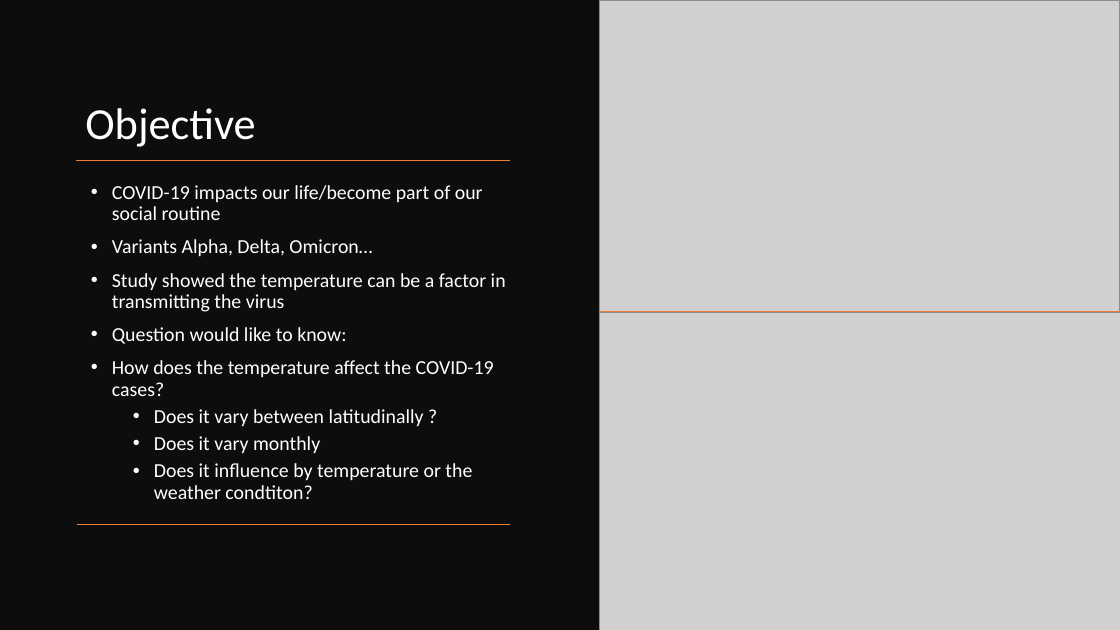
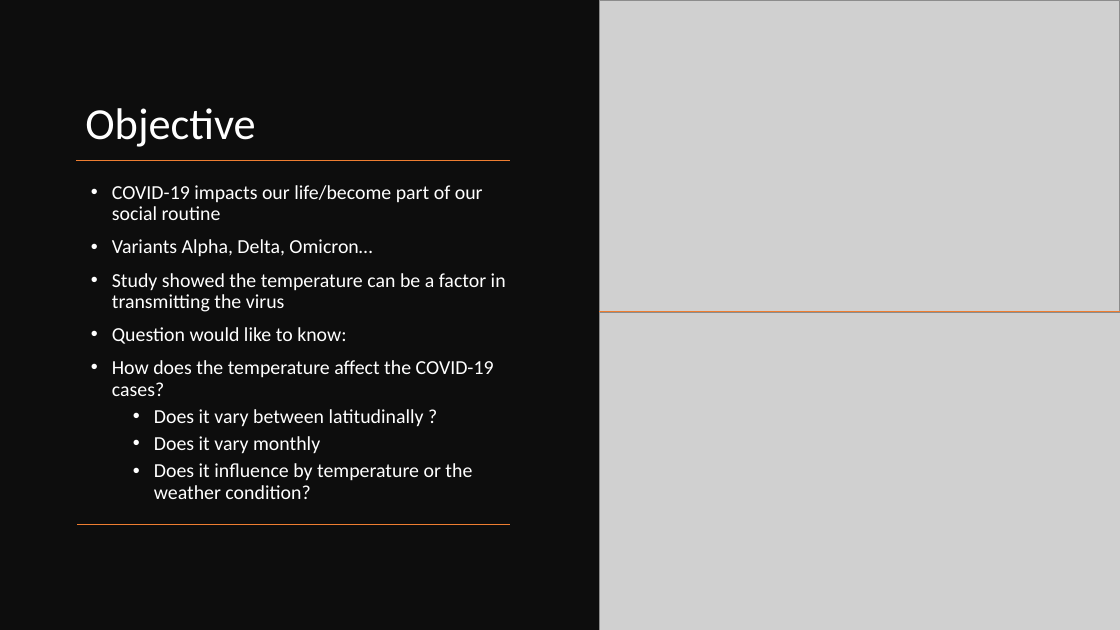
Before and after one commit to klee12/GEOG891_Fall_2021, a slide deck: slide 2 of Project/FinalPresentaton_Lee.pptx. Drawn at 1120x630 pixels with LibreOffice and Linux fonts; fonts in the diff are those of the drawing; grey boxes stand for pictures. Boxes give left, top, right and bottom in pixels: in the first picture for what was removed or moved away, otherwise in the second. Text is boxed around its words. In the diff, an @@ line names an element or a change of style, - is before the commit and + after.

```diff
--- a/Project/FinalPresentaton_Lee.pptx
+++ b/Project/FinalPresentaton_Lee.pptx
@@ text at [154,463,472,499]: text changed @@
-  • Does it influence by temperature or the weather condtiton?
+  • Does it influence by temperature or the weather condition?
```
Also in this commit, not shown: 5 other slides changed, 1 slide added, 1 slide removed, 3 other files.
